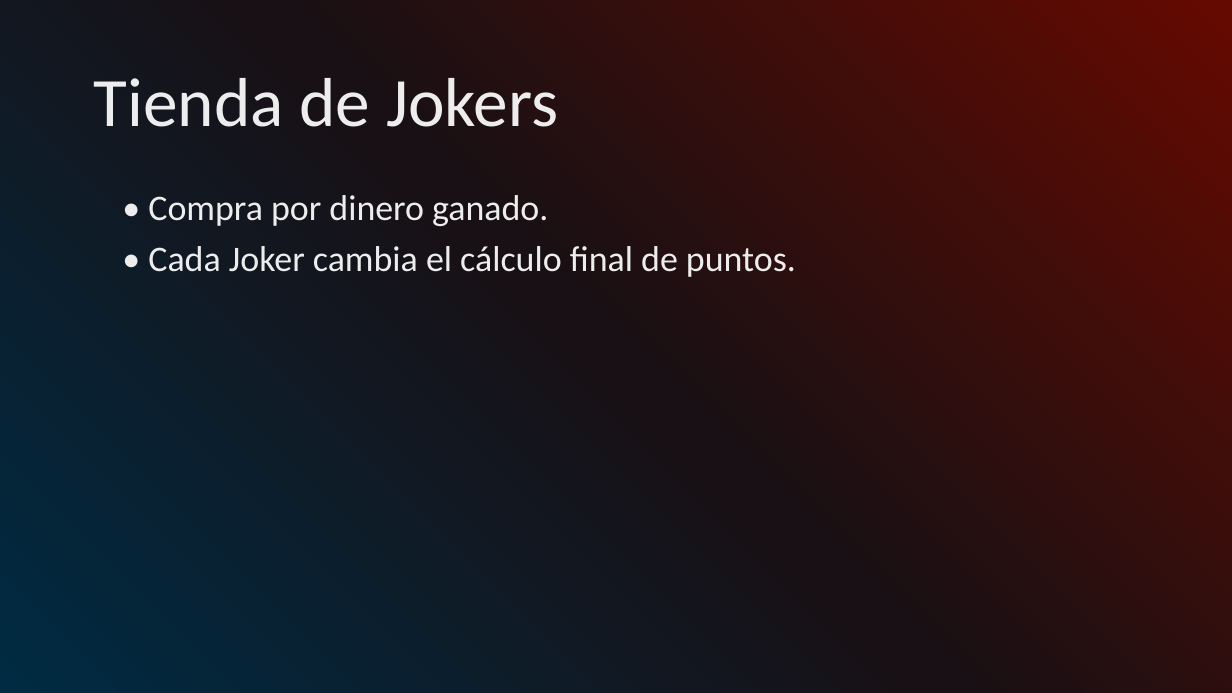
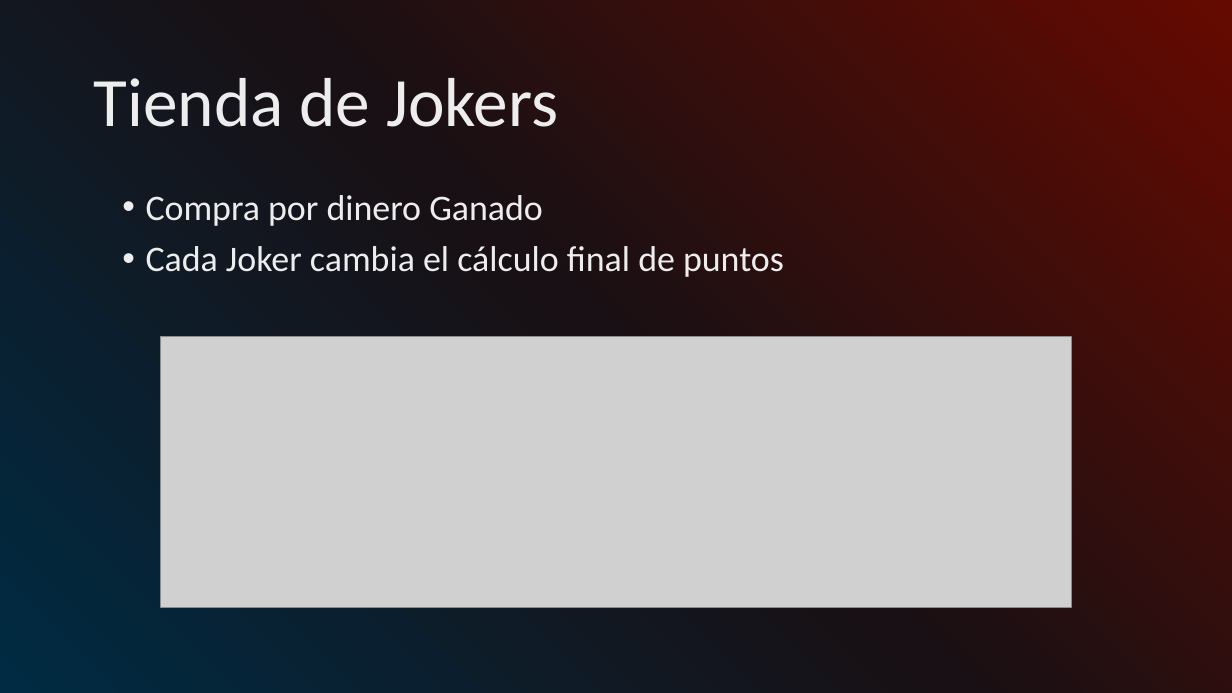
Before and after one commit to augusto-zimmermann/Pylatro, a slide deck: slide 21 of Pylatro presents.pptx (slide 19 before the commit). Drawn at 1232x693 pixels with LibreOffice and Linux fonts; fonts in the diff are those of the drawing; grey boxes stand for pictures. Boxes give left, top, right and bottom in pixels: in the first picture for what was removed or moved away, otherwise in the second. Text is boxed around its words. In the diff, an @@ line names an element or a change of style, - is before the commit and + after.

```diff
--- a/Pylatro presents.pptx
+++ b/Pylatro presents.pptx
@@ text at (146, 195, 784, 277): text changed @@
-• Compra por dinero ganado.
-• Cada Joker cambia el cálculo final de puntos.
+• Compra por dinero Ganado
+• Cada Joker cambia el cálculo final de puntos
@@ picture added at (160, 337, 1071, 608) @@
```
Also in this commit, not shown: 11 other slides changed, 1 slide added.
